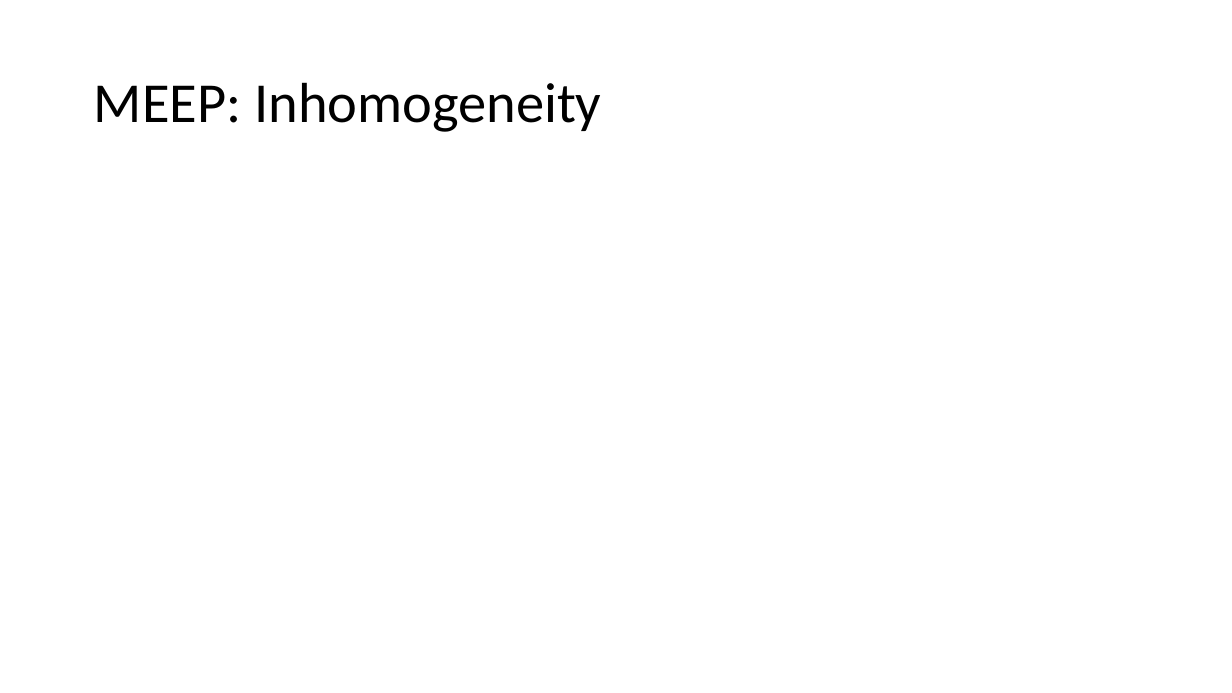
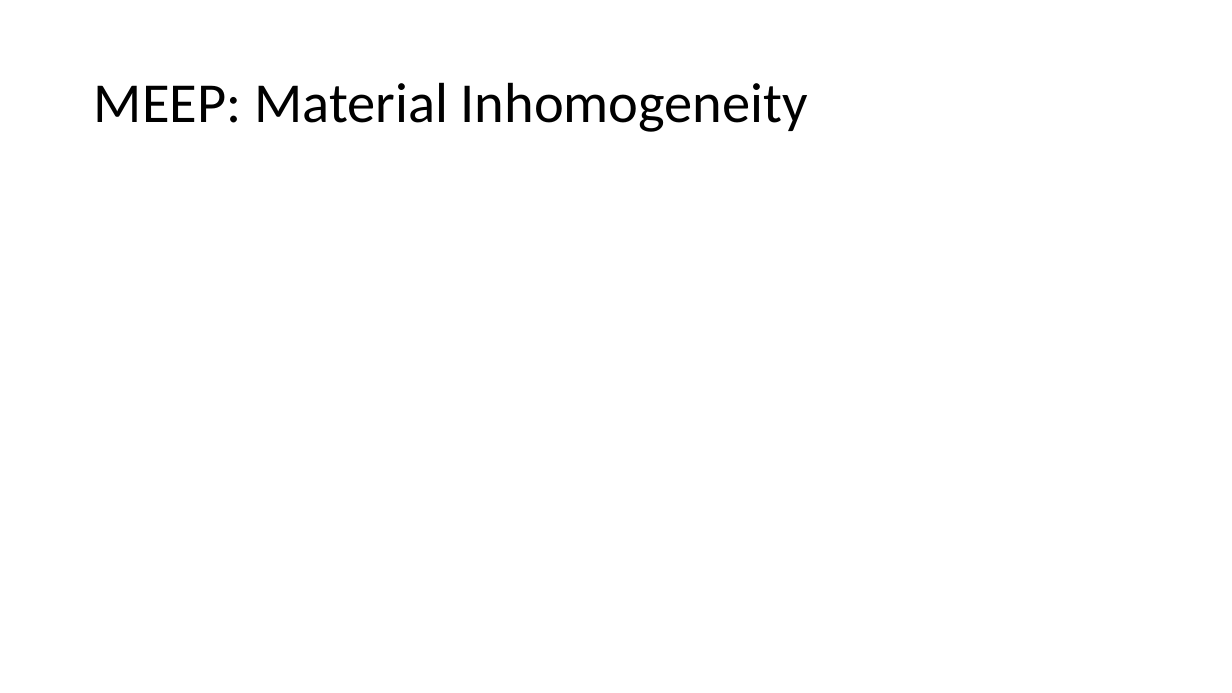
Before and after one commit to MuhammadShamaas1997/Electrical-Engineering, a slide deck: slide 21 of Thesis/Magnetic Transmission Lines/Thesis Proposal.pptx (slide 12 before the commit). Drawn at 1232x693 pixels with LibreOffice and Linux fonts; fonts in the diff are those of the drawing; grey boxes stand for pictures. Boxes give left, top, right and bottom in pixels: in the first picture for what was removed or moved away, otherwise in the second. Text is boxed around its words. In the diff, an @@ line names an element or a change of style, - is before the commit and + after.

```diff
--- a/Thesis/Magnetic Transmission Lines/Thesis Proposal.pptx
+++ b/Thesis/Magnetic Transmission Lines/Thesis Proposal.pptx
@@ title at (94, 82, 808, 132): text changed @@
-MEEP: Inhomogeneity
+MEEP: Material Inhomogeneity
```
Also in this commit, not shown: 8 other slides changed, 13 slides added, 1 slide removed.
